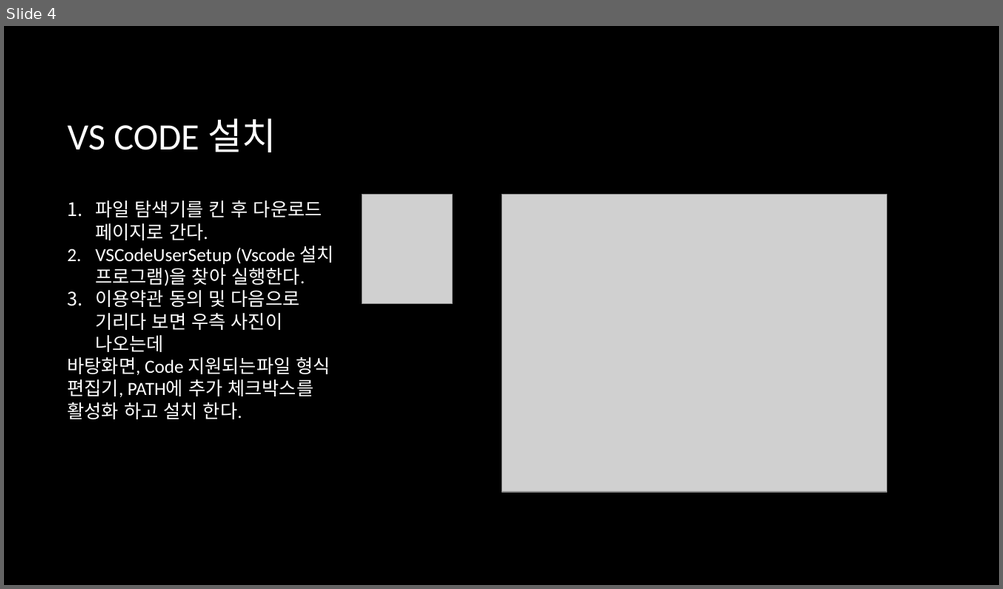
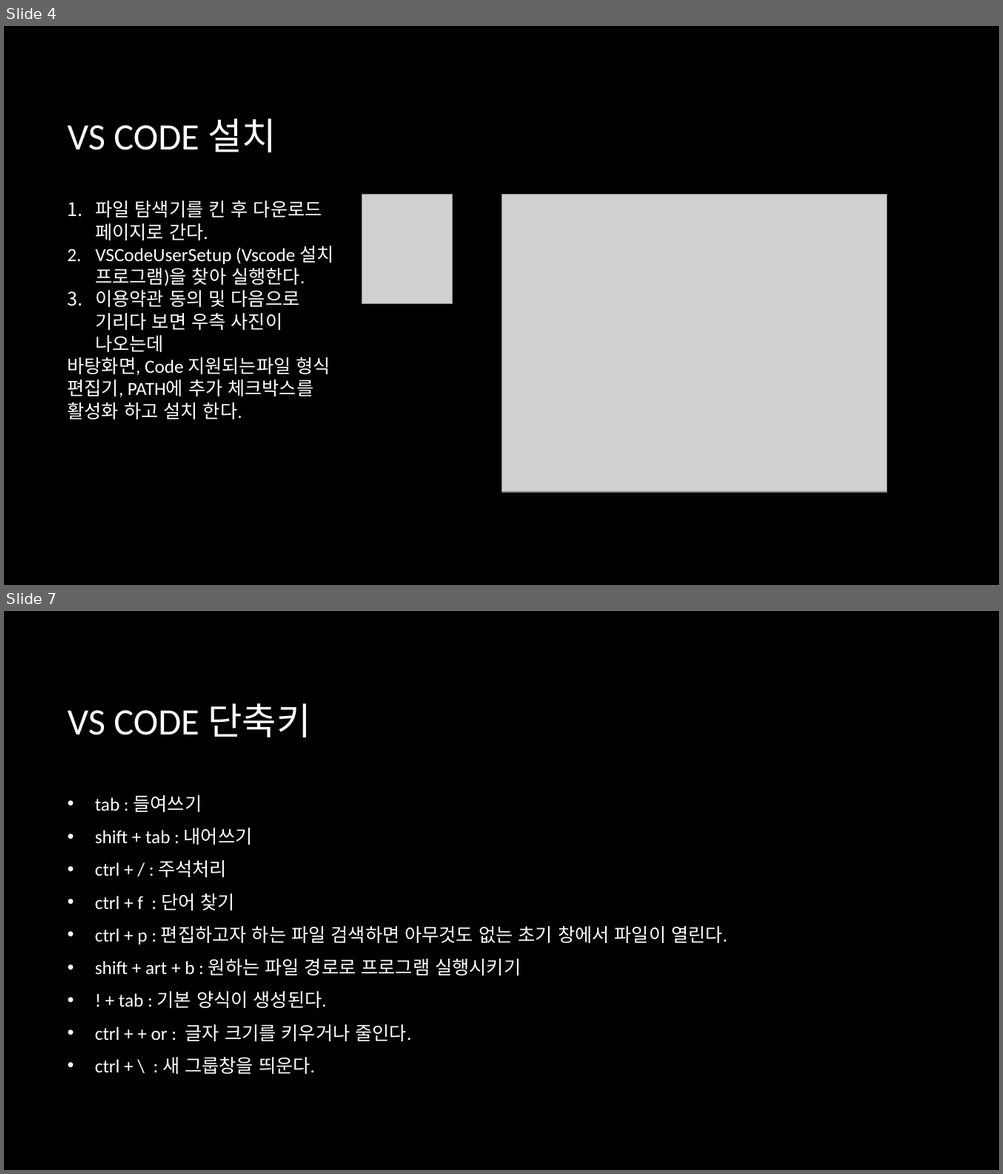
Before and after one commit to keeui0/java_fullstack, a slide deck: Vs code 설치 및 설정.pptx. Shown one above the other, each under a label of ours: slide 4 before the commit, slides 4 and 7 after it; the slides between them are not shown. The pictures are 1003x589 and 1003x1174 pixels, drawn with LibreOffice and Linux fonts; fonts in the diff are those of the drawing; grey boxes stand for pictures; background and template pictures are left out. Boxes give left, top, right and bottom in pixels: in the first picture for what was removed or moved away, otherwise in the second. Text is boxed around its words. In the diff, an @@ line names an element or a change of style, - is before the commit and + after.

```diff
--- a/Vs code 설치 및 설정.pptx
+++ b/Vs code 설치 및 설정.pptx
@@ slide 7 added at bbox=[4, 611, 999, 1170], background picture (left out) @@
@@ title added at bbox=[68, 703, 310, 738], 36 pt, text #FFFFFF @@
+VS CODE 단축키
@@ text added at bbox=[95, 795, 727, 1074], 18 pt, text #FFFFFF @@
+• tab : 들여쓰기
+• shift + tab : 내어쓰기
+• ctrl + / : 주석처리
+• ctrl + f : 단어 찾기
+• ctrl + p : 편집하고자 하는 파일 검색하면 아무것도 없는 초기 창에서 파일이 열린다.
+• shift + art + b : 원하는 파일 경로로 프로그램 실행시키기
+• ! + tab : 기본 양식이 생성된다.
+• ctrl + + or : 글자 크기를 키우거나 줄인다.
+• ctrl + \ : 새 그룹창을 띄운다.
```
Also in this commit, not shown: 1 slide changed, 2 other slides added, 1 slide removed.
